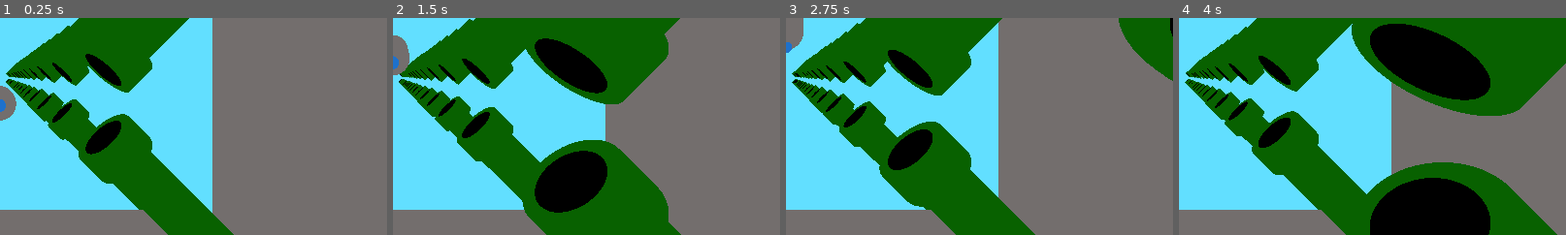
Above: before the commit, frames 1-4 (left to right).
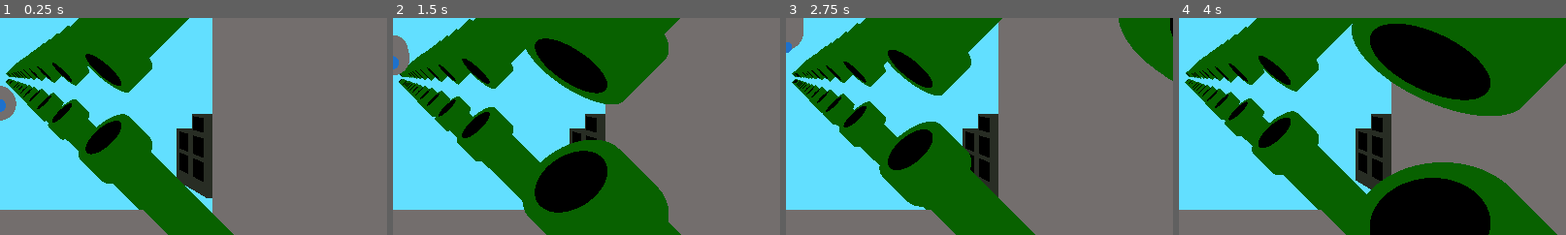
Above: after the commit, the same moments.

Repository: johnf008/Another_3d_Game
Game: Godot game, scene res://game.tscn
Same seed, same stepped clock (60 frames per second), same inputs: the game is played once before the commit and once after it.
Inputs:
- Up to frame 1 (0.25 s): no input
- Up to frame 2 (1.5 s): tap Enter at 0.5 s; hold Space (fly) 0.53-1.28 s; tap Space (fly) at 1.35 s
- Up to frame 3 (2.75 s): hold Space (fly) from 2.03 s (still down)
- Up to frame 4 (4 s): release Space (fly) at 2.78 s; tap Space (fly) at 2.85 s; hold Space (fly) from 3.53 s (still down)
The pictures show only the part of the screen within x 50-100%, y 37-87%; the shares and areas given below are measured in that part.

The runs differ from the first frame. In frame 1, 3.0% of the frame differs, in the area x 45-55%, y 44-84%; in frame 2, 0.9%; in frame 3, 2.4%; in frame 4, 2.7%.

Commit message:
Added a building to mimick the actual flappy bird layout

Diff:
--- a/game.tscn
+++ b/game.tscn
@@ -1,8 +1,9 @@
-[gd_scene load_steps=5 format=3 uid="uid://b2l0pjytxk854"]
+[gd_scene load_steps=6 format=3 uid="uid://b2l0pjytxk854"]
 
 [ext_resource type="PackedScene" uid="uid://cortf3dn5rur8" path="res://player/player.tscn" id="1_80nbo"]
 [ext_resource type="Script" uid="uid://delnqgh3x7rr1" path="res://level.gd" id="1_feb5d"]
 [ext_resource type="PackedScene" uid="uid://yo6c3rptu286" path="res://level/modules/module_one.tscn" id="2_e2o6t"]
+[ext_resource type="PackedScene" uid="uid://c0mkrn36roh8e" path="res://level/background_items/awesome_sauce_building.tscn" id="4_fc0e3"]
 
 [sub_resource type="Environment" id="Environment_80nbo"]
 background_mode = 1
@@ -43,3 +44,6 @@
 size = Vector3(63.8784, 0.612793, 20)
 
 [node name="module_one" parent="." instance=ExtResource("2_e2o6t")]
+
+[node name="Awesome Sauce Building" parent="." instance=ExtResource("4_fc0e3")]
+transform = Transform3D(1, 0, 0, 0, 1, 0, 0, 0, 1, 60, -27, 51)
--- /dev/null
+++ b/level/background_items/awesome_sauce_building.tscn
@@ -0,0 +1,68 @@
+[gd_scene load_steps=5 format=3 uid="uid://c0mkrn36roh8e"]
+
+[sub_resource type="StandardMaterial3D" id="StandardMaterial3D_rgtrp"]
+albedo_color = Color(0.811765, 0.929412, 0.784314, 1)
+metallic = 0.95
+metallic_specular = 0.63
+roughness = 0.65
+
+[sub_resource type="BoxMesh" id="BoxMesh_2tay7"]
+material = SubResource("StandardMaterial3D_rgtrp")
+
+[sub_resource type="StandardMaterial3D" id="StandardMaterial3D_8ewi3"]
+albedo_color = Color(0.738283, 0.898198, 0.797412, 1)
+metallic = 1.0
+roughness = 0.31
+
+[sub_resource type="BoxMesh" id="BoxMesh_84gix"]
+material = SubResource("StandardMaterial3D_8ewi3")
+
+[node name="Awesome Sauce Building" type="Node3D"]
+
+[node name="MeshInstance3D" type="MeshInstance3D" parent="."]
+transform = Transform3D(11.0322, 0, 0, 0, 13.932, 0, 0, 0, 8.1, 1.39537, 7.00548, 0)
+mesh = SubResource("BoxMesh_2tay7")
+
+[node name="MeshInstance3D2" type="MeshInstance3D" parent="."]
+transform = Transform3D(4.74806, 0, 0, 0, 4.6549, 0, 0, 0, 8.1, -1.73842, 16.2746, 0)
+mesh = SubResource("BoxMesh_2tay7")
+
+[node name="MeshInstance3D3" type="MeshInstance3D" parent="."]
+transform = Transform3D(3.22, 0, 0, 0, 3.289, 0, 0, 0, 0.69, -1.72165, 16.4825, -4)
+mesh = SubResource("BoxMesh_84gix")
+
+[node name="MeshInstance3D4" type="MeshInstance3D" parent="."]
+transform = Transform3D(3.22, 0, 0, 0, 4.40368, 0, 0, 0, 0.69, -1.66531, 11.1985, -4)
+mesh = SubResource("BoxMesh_84gix")
+
+[node name="MeshInstance3D5" type="MeshInstance3D" parent="."]
+transform = Transform3D(3.22, 0, 0, 0, 4.40368, 0, 0, 0, 0.69, 3.54986, 11.1985, -4)
+mesh = SubResource("BoxMesh_84gix")
+
+[node name="MeshInstance3D6" type="MeshInstance3D" parent="."]
+transform = Transform3D(3.22, 0, 0, 0, 4.40368, 0, 0, 0, 0.69, -1.66531, 5.67883, -4)
+mesh = SubResource("BoxMesh_84gix")
+
+[node name="MeshInstance3D7" type="MeshInstance3D" parent="."]
+transform = Transform3D(3.22, 0, 0, 0, 4.40368, 0, 0, 0, 0.69, 3.54986, 5.67883, -4)
+mesh = SubResource("BoxMesh_84gix")
+
+[node name="MeshInstance3D8" type="MeshInstance3D" parent="."]
+transform = Transform3D(3.22, 0, 0, 0, 3.289, 0, 0, 0, 0.69, -1.72165, 16.4825, 4.10349)
+mesh = SubResource("BoxMesh_84gix")
+
+[node name="MeshInstance3D9" type="MeshInstance3D" parent="."]
+transform = Transform3D(3.22, 0, 0, 0, 4.40368, 0, 0, 0, 0.69, -1.66531, 11.1985, 4.10349)
+mesh = SubResource("BoxMesh_84gix")
+
+[node name="MeshInstance3D10" type="MeshInstance3D" parent="."]
+transform = Transform3D(3.22, 0, 0, 0, 4.40368, 0, 0, 0, 0.69, 3.54986, 11.1985, 4.10349)
+mesh = SubResource("BoxMesh_84gix")
+
+[node name="MeshInstance3D11" type="MeshInstance3D" parent="."]
+transform = Transform3D(3.22, 0, 0, 0, 4.40368, 0, 0, 0, 0.69, -1.66531, 5.67883, 4.10349)
+mesh = SubResource("BoxMesh_84gix")
+
+[node name="MeshInstance3D12" type="MeshInstance3D" parent="."]
+transform = Transform3D(3.22, 0, 0, 0, 4.40368, 0, 0, 0, 0.69, 3.54986, 5.67883, 4.10349)
+mesh = SubResource("BoxMesh_84gix")
